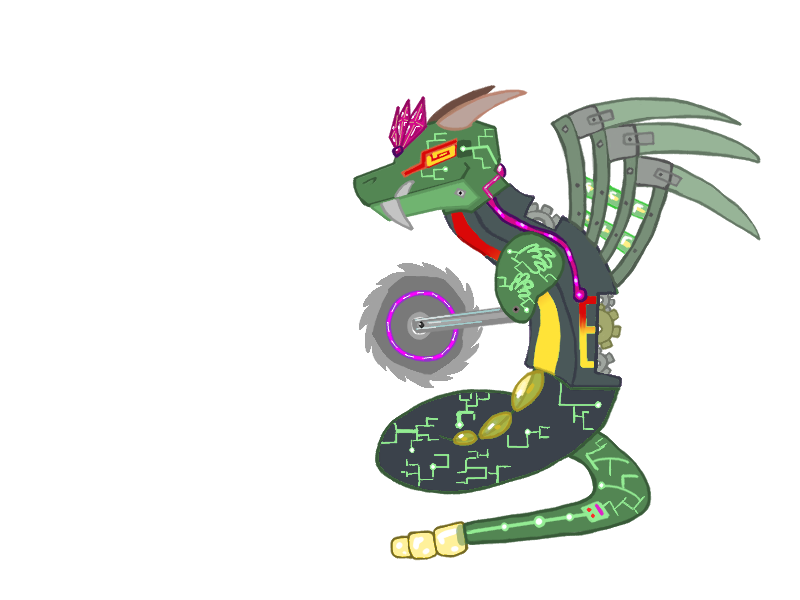
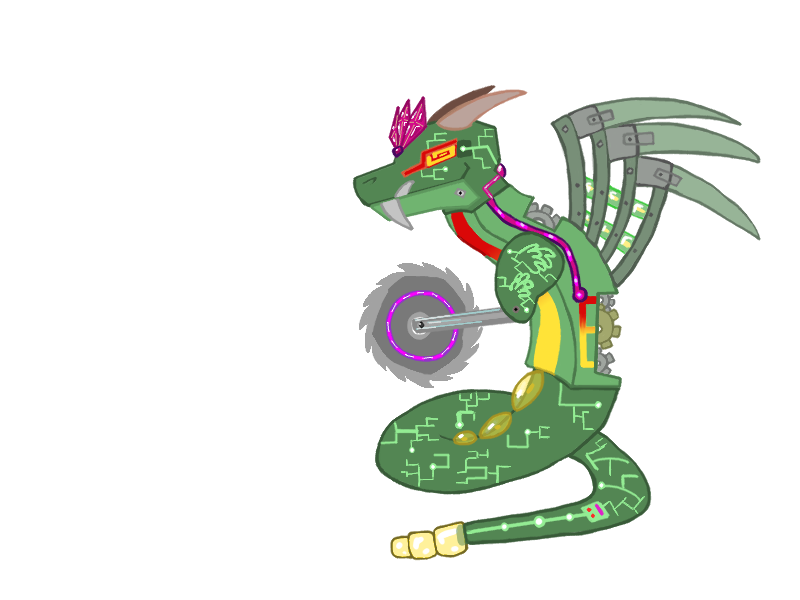
Layer changes from the first 800 × 600 image to the second:
painted on "body" over (379, 183, 622, 491)
hid "sketch", painted on it over (554, 215, 617, 346)
